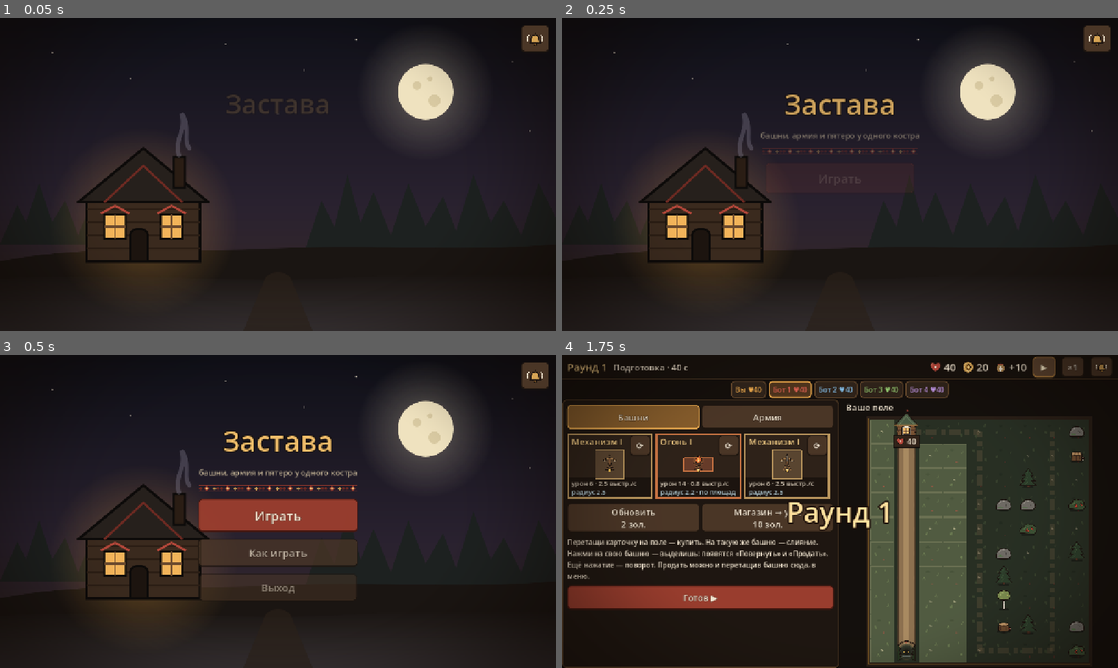
Above: before the commit, frames 1-4 (two rows, left to right).
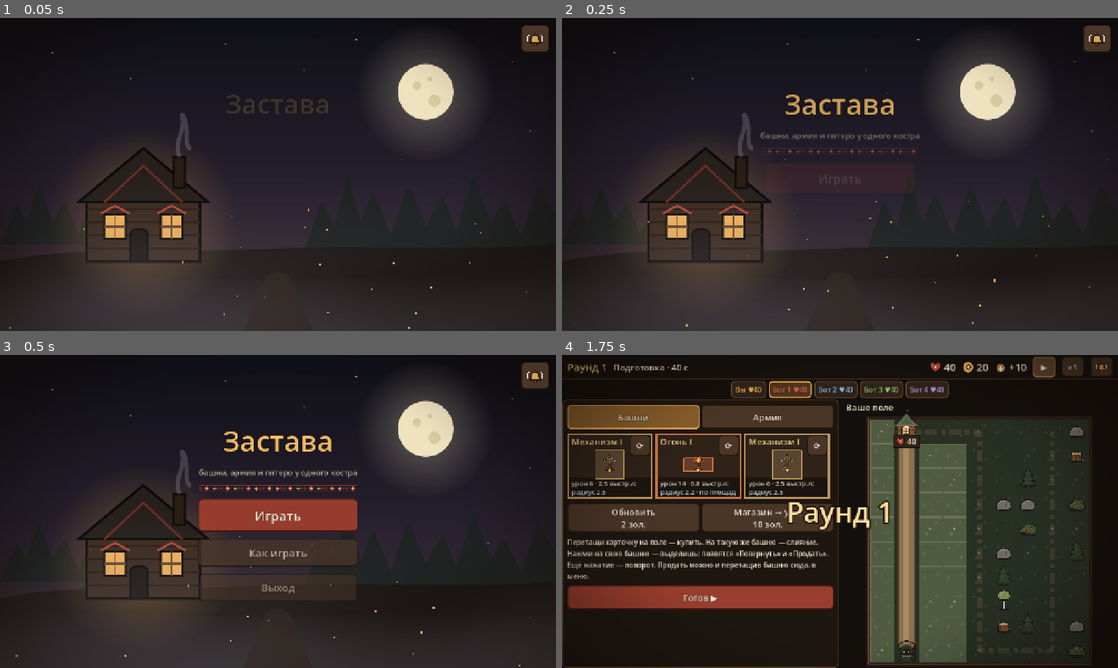
Above: after the commit, the same moments.

Repository: mewin1/godot-game
Game: Godot game, scene res://scenes/main_menu.tscn
The game is run twice, just before and just after one commit, with the same random seed, the same clock (stepped at 60 frames per second) and the same inputs.
Inputs:
- Up to frame 1 (0.05 s): no input
- Up to frame 2 (0.25 s): no input
- Up to frame 3 (0.5 s): no input
- Up to frame 4 (1.75 s): click "Играть" at 0.5 s; click "II" at 1.25 s

The runs differ from the first frame. In frame 1, 3.4% of the frame differs, in the area x 1-95%, y 26-100%; in frame 2, 2.0%; in frame 3, less than 0.1%; in frame 4, nothing differs.

Commit message:
Характеристики выбранной башни, туман и искры в меню, правила и документы после третьей игры
- В меню выбранной башни — урон, скорострельность, радиус
- Главное меню: плывущий туман (шейдер) и искры (частицы — правятся в сцене)
- «Как играть»: ярость, осада вполсилы, места, цвета армий
- decisions.md, open_questions.md, prototype_notes.md, CLAUDE.md; docs/08_direction_notes.md —
  материал к разговору о направлении

Diff:
--- /dev/null
+++ b/assets/shaders/fog.gdshader
@@ -0,0 +1,16 @@
+shader_type canvas_item;
+// Медленно плывущий туман внизу экрана меню: несколько слоёв синусоидальных «волн».
+
+uniform vec4 fog_color : source_color = vec4(0.55, 0.52, 0.6, 1.0);
+uniform float strength : hint_range(0.0, 1.0) = 0.35;
+uniform float speed = 0.03;
+
+float wave(vec2 uv, float scale, float offset) {
+	return 0.5 + 0.5 * sin(uv.x * scale + TIME * speed * 60.0 * offset + sin(uv.y * 7.0 + offset));
+}
+
+void fragment() {
+	float height = smoothstep(0.45, 1.0, UV.y);
+	float bands = wave(UV, 5.0, 1.0) * 0.5 + wave(UV, 9.0, -0.7) * 0.3 + wave(UV, 13.0, 0.4) * 0.2;
+	COLOR = vec4(fog_color.rgb, height * bands * strength);
+}
--- a/scenes/how_to_play.tscn
+++ b/scenes/how_to_play.tscn
@@ -109,10 +109,14 @@
 Ваша армия каждый раунд сама идёт к сопернику. Улучшения за золото навсегда: больше воинов, больше HP, быстрее, новые виды. Каждое улучшение ещё и повышает доход. За каждое HP, снятое с соперника, — золото.
 
 [color=#e8a64a][b]Волна[/b][/color]
-Слева — поле соперника (туда идёт ваша армия), справа — ваше. После волны выберите бесплатный баф армии (★ — редкий).
+Слева — поле соперника (туда идёт ваша армия), справа — ваше. Кольцо под воином — цвет игрока, чья это армия. После волны выберите бесплатный баф армии (★ — редкий).
+Если волна идёт дольше минуты, мобы впадают в [color=#ff7060]ярость[/color] — бегут быстрее, но мимо башен им всё равно идти. Ещё через 30 секунд все оставшиеся засчитываются прорвавшимися.
 
 [color=#e8a64a][b]Осада (раунды 5, 10, 15)[/b][/color]
-Двое слабейших вместе нападают на лидера. Если нападают на вас — экран предупредит красным.
+Двое слабейших вместе нападают на лидера. Каждая из двух армий бьёт лидера вполсилы — вместе как одна. Если нападают на вас — экран предупредит красным.
+
+[color=#e8a64a][b]Места[/b][/color]
+Кто выбыл раньше — тот ниже. Если несколько теремов пали в одном раунде, выше тот, кто продержался дольше.
 
 [color=#e8a64a][b]Призрак[/b][/color]
 Если вам не хватило пары, вы бьётесь с копией поля и армии другого игрока."
--- a/scenes/main_menu.tscn
+++ b/scenes/main_menu.tscn
@@ -7,8 +7,21 @@
 [ext_resource type="Texture2D" path="res://assets/ui/ornament.svg" id="5_ornament"]
 [ext_resource type="Texture2D" path="res://assets/ui/icon_sound_on.svg" id="6_sound"]
 
+[ext_resource type="Shader" path="res://assets/shaders/fog.gdshader" id="7_fog"]
+
 [sub_resource type="ShaderMaterial" id="vignette_material"]
 shader = ExtResource("4_vignette")
+
+[sub_resource type="ShaderMaterial" id="fog_material"]
+shader = ExtResource("7_fog")
+
+[sub_resource type="Gradient" id="ember_colors"]
+offsets = PackedFloat32Array(0, 0.5, 1)
+colors = PackedColorArray(1, 0.85, 0.5, 1, 1, 0.55, 0.2, 0.8, 0.6, 0.2, 0.1, 0)
+
+[sub_resource type="Curve" id="ember_size"]
+_data = [Vector2(0, 1), 0.0, 0.0, 0, 0, Vector2(1, 0.2), 0.0, 0.0, 0, 0]
+point_count = 2
 
 [node name="MainMenu" type="Control"]
 layout_mode = 3
@@ -31,6 +44,43 @@
 texture = ExtResource("3_background")
 expand_mode = 1
 stretch_mode = 6
+
+[node name="Fog" type="ColorRect" parent="."]
+material = SubResource("fog_material")
+layout_mode = 1
+anchors_preset = 15
+anchor_right = 1.0
+anchor_bottom = 1.0
+grow_horizontal = 2
+grow_vertical = 2
+mouse_filter = 2
+
+[node name="EmbersAnchor" type="Control" parent="."]
+layout_mode = 1
+anchors_preset = 7
+anchor_left = 0.5
+anchor_top = 1.0
+anchor_right = 0.5
+anchor_bottom = 1.0
+grow_horizontal = 2
+grow_vertical = 0
+mouse_filter = 2
+
+[node name="Embers" type="CPUParticles2D" parent="EmbersAnchor"]
+amount = 40
+lifetime = 7.0
+preprocess = 7.0
+emission_shape = 3
+emission_rect_extents = Vector2(700, 10)
+direction = Vector2(0.3, -1)
+spread = 20.0
+gravity = Vector2(6, -6)
+initial_velocity_min = 40.0
+initial_velocity_max = 90.0
+scale_amount_min = 3.0
+scale_amount_max = 6.0
+scale_amount_curve = SubResource("ember_size")
+color_ramp = SubResource("ember_colors")
 
 [node name="Vignette" type="ColorRect" parent="."]
 material = SubResource("vignette_material")
--- a/src/ui/shop_panel.gd
+++ b/src/ui/shop_panel.gd
@@ -238,7 +238,10 @@
 	_hint_label.visible = tower == null
 	if tower == null:
 		return
-	_tower_label.text = "%s, ур. %d" % [tower.data.display_name, tower.level]
+	var damage: int = _sim.config.get_level_damage(tower.data.damage, tower.level)
+	var shots: float = float(_sim.config.ticks_per_second) / tower.data.cooldown_ticks
+	_tower_label.text = "%s, ур. %d\nурон %d · %.1f выстр./с · радиус %.1f" % [
+			tower.data.display_name, tower.level, damage, shots, tower.data.range_milli / 1000.0]
 	_sell_button.text = "Продать +%d" % _player.get_sell_price(tower)
 
 
Not shown, added: assets/shaders/fog.gdshader.uid
Not shown: 1 places in scenes/main_menu.tscn that only renumber resources
Not shown, changed: decisions.md
Not shown, added: docs/08_direction_notes.md
Not shown, changed: docs/prototype_notes.md
Not shown, changed: open_questions.md
